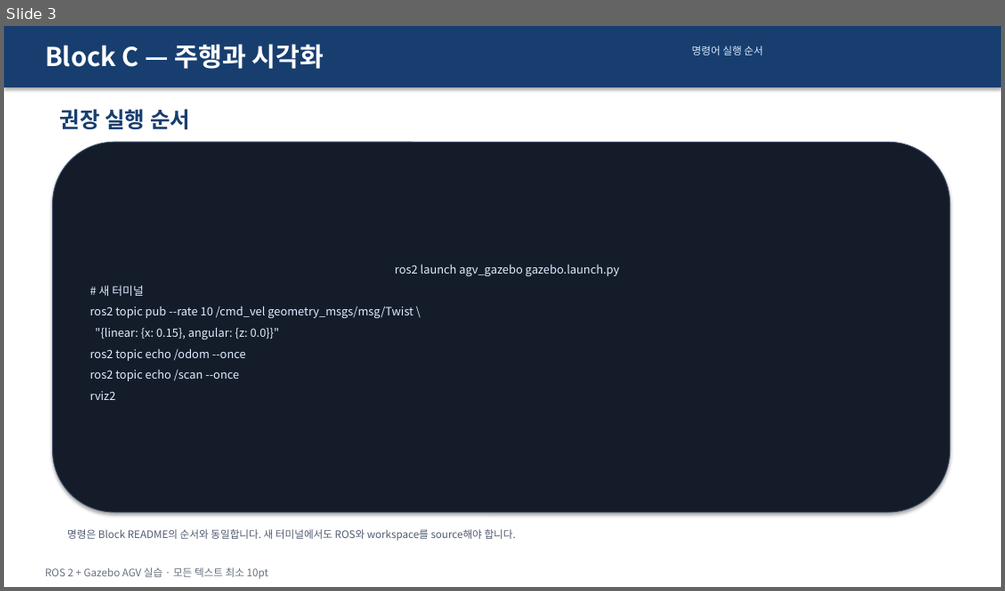
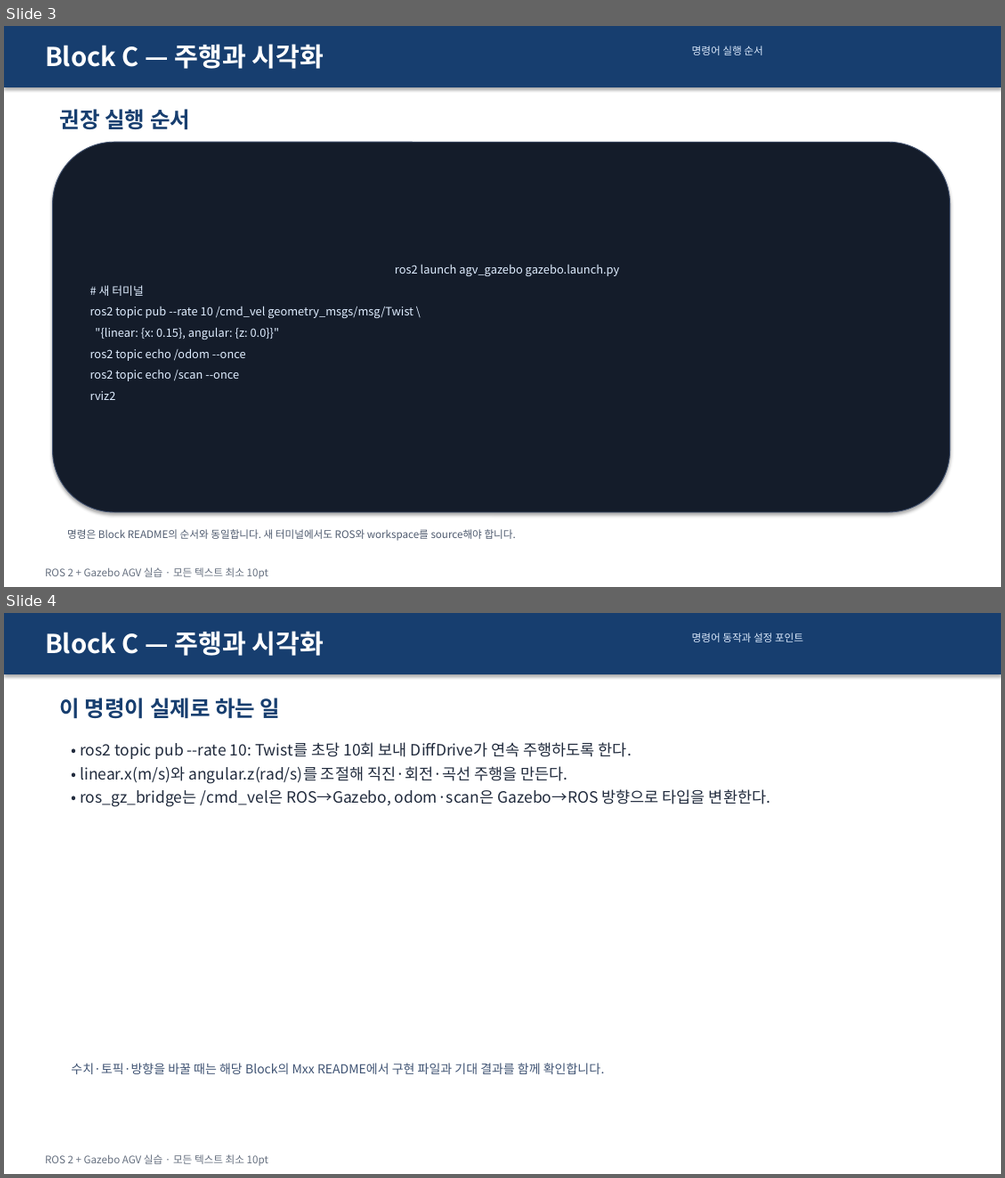
Before and after one commit to choimagon/ros2_curri, a slide deck: blocks/C_drive_visualization/Block_C_실습결과_명령어.pptx. Shown one above the other, each under a label of ours: slide 3 before the commit, slides 3 and 4 after it. The pictures are 1005x591 and 1005x1178 pixels, drawn with LibreOffice and Linux fonts; fonts in the diff are those of the drawing. Boxes give left, top, right and bottom in pixels: in the first picture for what was removed or moved away, otherwise in the second. Text is boxed around its words. In the diff, an @@ line names an element or a change of style, - is before the commit and + after.

Commit message:
Document command behavior and add real Gazebo RViz captures

```diff
--- a/blocks/C_drive_visualization/Block_C_실습결과_명령어.pptx
+++ b/blocks/C_drive_visualization/Block_C_실습결과_명령어.pptx
@@ slide 4 added at bbox=[4, 613, 1001, 1174], background #FFFFFF @@
@@ rectangle added at bbox=[4, 613, 1001, 674], fill #173E6F @@
@@ text added at bbox=[45, 631, 324, 656], 25 pt, text #FFFFFF, bold @@
+Block C — 주행과 시각화
@@ text added at bbox=[692, 633, 803, 642], 10 pt, text #DCEAFC @@
+명령어 동작과 설정 포인트
@@ text added at bbox=[60, 698, 281, 719], 21 pt, text #173E6F, bold @@
+이 명령이 실제로 하는 일
@@ text added at bbox=[80, 742, 770, 807], 15 pt, text #212B3D @@
+• ros2 topic pub --rate 10: Twist를 초당 10회 보내 DiffDrive가 연속 주행하도록 한다.
+• linear.x(m/s)와 angular.z(rad/s)를 조절해 직진·회전·곡선 주행을 만든다.
+• ros_gz_bridge는 /cmd_vel은 ROS→Gazebo, odom·scan은 Gazebo→ROS 방향으로 타입을 변환한다.
@@ text added at bbox=[71, 1062, 605, 1074], 12 pt, text #3F5373 @@
+수치·토픽·방향을 바꿀 때는 해당 Block의 Mxx README에서 구현 파일과 기대 결과를 함께 확인합니다.
@@ text added at bbox=[45, 1154, 268, 1166], 10 pt, text #667080 @@
+ROS 2 + Gazebo AGV 실습 · 모든 텍스트 최소 10pt
```
Also in this commit, not shown: 1 other slide added, 38 other files.
